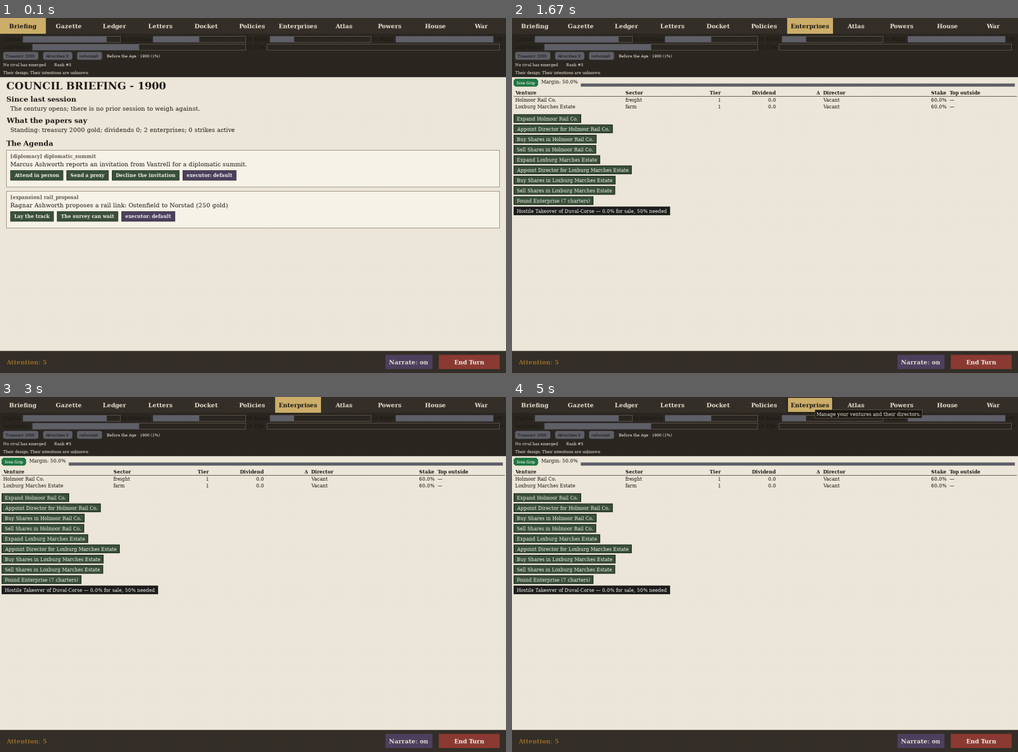
Above: before the commit, frames 1-4 (two rows, left to right).
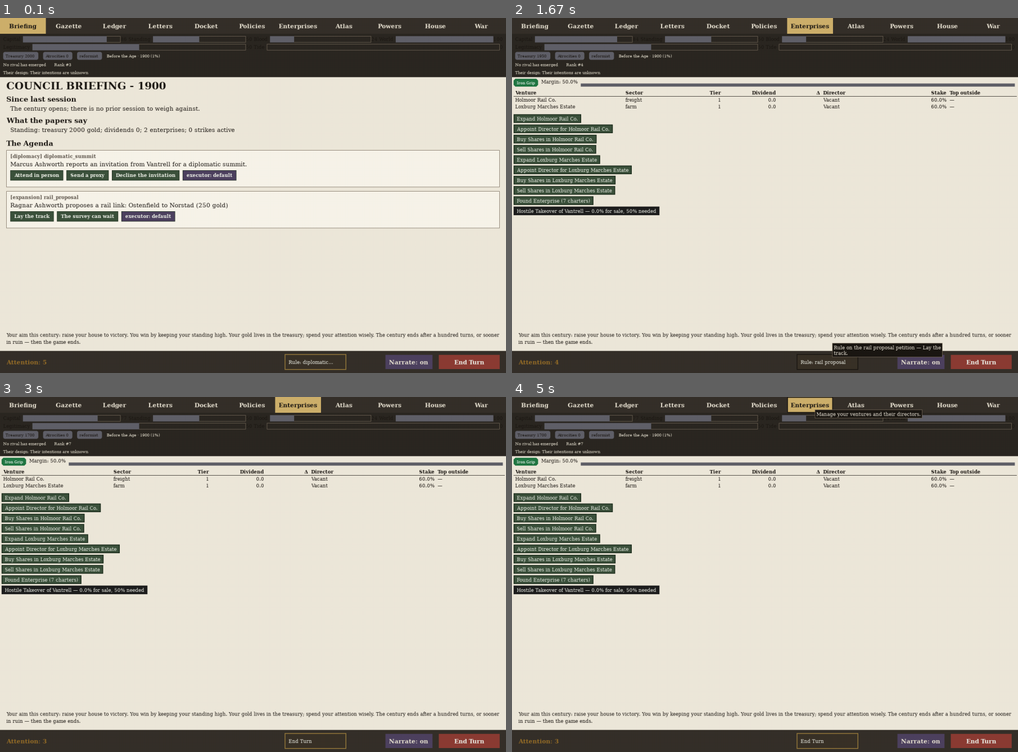
Above: after the commit, the same moments.

Repository: civersen222/Guilded-Age
Game: pygame game, started from gilded/__main__.py
Same seed, same stepped clock (60 frames per second), same inputs: the game is played once before the commit and once after it.
Inputs (mouse positions are in pixels of both pictures, inside the frame that each line leads up to):
- Up to frame 1 (0.1 s): no input
- Up to frame 2 (1.67 s): click "Enterprises" at 0.38 s; click (765, 216) at 0.72 s; click "Enterprises" at 1.05 s; click (825, 362) at 1.38 s, where only the run after the commit has a clickable "Rule: diplomatic…"
- Up to frame 3 (3 s): click (263, 453) at 1.72 s; click (313, 741) at 2.05 s, where only the run after the commit has a clickable "Rule: rail proposal"; click (237, 514) at 2.38 s
- Up to frame 4 (5 s): click "Enterprises" at 3.72 s; click (871, 510) at 4.05 s; click "Enterprises" at 4.88 s

The runs differ from the first frame. In frame 1, 0.9% of the frame differs, in the area x 1-99%, y 88-100%; in frame 2, 1.9%, in the area x 1-99%, y 5-100%; in frame 3, 1.1%; in frame 4, 1.1%.

Commit message:
S17 Cut 2: a stranger can play turn one. A guide strip on every frame: a teaching statement (objective, ender, attention, gold, standing) wrapped above the bottom bar plus one next-step button (group=guide, enabled, hint non-empty) that resolves to the real verb a new house should press - rule the first petition, or end the turn. Blind walk from a fresh app state rules a petition and reaches turn 2 on 24/24 worlds; opening frame teaches all five concepts on 24/24 with a clickable guide region; the guide census moves with the new control. GUIDE_BG/GUIDE_EDGE moved to widgets.py to keep the palette law.

Diff:
--- a/gilded/tests/test_ui_broadsheet.py
+++ b/gilded/tests/test_ui_broadsheet.py
@@ -29,17 +29,17 @@
 # floor is satisfied by a double registration, which is the specific
 # bug a census exists to catch.
 EXPECTED_REGIONS = {
-    "Briefing": 16,       # cycle_exec x1, rule x2, tab x11, end_turn, narrate
-    "Gazette": 13,        # tab x11, end_turn, narrate
-    "Ledger": 13,         # tab x11, end_turn, narrate
-    "Letters": 13,        # tab x11, end_turn, narrate
-    "Docket": 16,         # cycle_exec x1, rule x2, tab x11, end_turn, narrate
-    "Policies": 18,       # set_stance x5, tab x11, end_turn, narrate
-    "Enterprises": 23,    # venture x4, buy_shares x2, sell_shares x2, attack_takeover x1, found_enterprise x1, tab x11, end_turn, narrate
-    "Atlas": 33,          # select_province x1, atlas_actions x19, tab x11, end_turn, narrate
-    "Powers": 20,         # place_informant x7, tab x11, end_turn, narrate
-    "House": 22,          # court seat x6, heir x2, open_scheme_picker x1, tab x11, end_turn, narrate
-    "War": 25,            # declare_war x6, propose_marriage x6, tab x11, end_turn, narrate
+    "Briefing": 17,       # cycle_exec x1, rule x2, tab x11, end_turn, narrate, guide
+    "Gazette": 14,        # tab x11, end_turn, narrate, guide
+    "Ledger": 14,         # tab x11, end_turn, narrate, guide
+    "Letters": 14,        # tab x11, end_turn, narrate, guide
+    "Docket": 17,         # cycle_exec x1, rule x2, tab x11, end_turn, narrate, guide
+    "Policies": 19,       # set_stance x5, tab x11, end_turn, narrate, guide
+    "Enterprises": 24,    # venture x4, buy_shares x2, sell_shares x2, attack_takeover x1, found_enterprise x1, tab x11, end_turn, narrate, guide
+    "Atlas": 34,          # select_province x1, atlas_actions x19, tab x11, end_turn, narrate, guide
+    "Powers": 21,         # place_informant x7, tab x11, end_turn, narrate, guide
+    "House": 23,          # court seat x6, heir x2, open_scheme_picker x1, tab x11, end_turn, narrate, guide
+    "War": 26,            # declare_war x6, propose_marriage x6, tab x11, end_turn, narrate, guide
 }
 
 
@@ -3984,8 +3984,8 @@
     appoint = _region_with(v, "appoint_director")
     v.handle_click(appoint.rect.center)
     v.draw(pygame.Surface((1280, 900)))
-    assert len(v.regions) == 22, (
-        f"picker-open census moved: {len(v.regions)} regions, expected 22")
+    assert len(v.regions) == 23, (
+        f"picker-open census moved: {len(v.regions)} regions, expected 23")
 
 
 # ── I3d — a refused control is visible and says why ──────────────────────
@@ -4366,7 +4366,7 @@
                 f"painted -- the pixel inside {v.tooltip_rect} is {fill}, "
                 f"expected the INK fill {INK}")
             checked += 1
-    assert checked == 212, (
-        f"expected to point at 212 controls across the eleven tabs, pointed at "
+    assert checked == 223, (
+        f"expected to point at 223 controls across the eleven tabs, pointed at "
         f"{checked}. The census moved; EXPECTED_REGIONS should have caught "
         f"this first.")
--- a/gilded/ui/actions.py
+++ b/gilded/ui/actions.py
@@ -96,6 +96,26 @@
     game.directives[house].set_stance(key, value)
     new = game.directives[house].stances[key]
     return [f"Your {key} stance moves from {old} to {new}."]
+
+
+def next_step(game, house):
+    """S17: the one next step a stranger should take. Returns (label, action,
+    hint) — the action dict is the same shape the tabs emit, so clicking the
+    guide button applies a real verb through _apply_action."""
+    from gilded.ai import _executor_for
+    petitions = game.docket_by_house.get(house, [])
+    if petitions:
+        p = petitions[0]
+        ex = _executor_for(game, game.realms[house], p.domain)
+        exec_id = None if ex is None else ex.id
+        opt = p.options[0]
+        label = f"Rule: {p.kind.replace('_', ' ')}"
+        action = {"rule": (p.pid, opt.key, exec_id)}
+        hint = f"Rule on the {p.kind.replace('_', ' ')} petition — {opt.text}."
+        return label, action, hint
+    action = {"end_turn": True}
+    hint = "No petitions waiting — close the turn with End Turn."
+    return "End Turn", action, hint
 
 
 def _rule_eligible(game, house, action):
--- a/gilded/ui/broadsheet.py
+++ b/gilded/ui/broadsheet.py
@@ -68,6 +68,7 @@
     SKIM_HIGHLIGHT, PICKER_BACK_BG, PICKER_ROW_BG,
     DISABLED_FILL, DISABLED_EDGE, DISABLED_TEXT,
     PICKER_SUBTITLE, PICKER_ROW_ALT_BG, OFFERABLE_BG, OFFERABLE_EDGE,
+    GUIDE_BG, GUIDE_EDGE,
 )
 
 TABS = ("Briefing", "Gazette", "Ledger", "Letters", "Docket", "Policies", "Enterprises", "Atlas", "Powers", "House", "War")
@@ -78,6 +79,16 @@
 # Danger thresholds
 LEGIT_DANGER = 20.0
 TIDE_DANGER = 70.0
+
+# S17: the guide strip — a teaching statement and one next-step button drawn
+# on every frame so a stranger's first click has a target. (GUIDE_BG and
+# GUIDE_EDGE live in widgets.py with the rest of the palette.)
+GUIDE_STATEMENT = (
+    "Your aim this century: raise your house to victory. "
+    "You win by keeping your standing high. "
+    "Your gold lives in the treasury; spend your attention wisely. "
+    "The century ends after a hundred turns, or sooner in ruin — then the game ends."
+)
 
 # HUD geometry: 3 rows (axes + legitimacy/tide, chips + texts, rival row always reserved)
 _HUD_ROWS = 3
@@ -914,6 +925,7 @@
         self._draw_action_messages(surface)
         self._action_messages.clear()
         self._draw_bottom_bar(surface)
+        self._draw_guide(surface)
 
         # ── I3e: re-resolve hover and draw tooltip ──────────────────────────
         self.tooltip_text = None
@@ -1134,6 +1146,43 @@
             y += 10  # paragraph gap
             if y + line_h > h - BOTTOM_H - 20:
                 break
+
+    def _draw_guide(self, surface) -> None:
+        """Persistent guide strip above the bottom bar: a teaching statement
+        (objective, ender, attention, gold, standing) wrapped to fit, beside a
+        single next-step button (group="guide") that a stranger can click."""
+        from gilded.ui.actions import next_step
+        g, name = self.game, self.house
+        y = self._h - BOTTOM_H
+        body = _font(TYPE_BODY)
+        label, action, hint = next_step(g, name)
+        btn = pygame.Rect(self._w - 560, y + 8, 156, 40)
+        if btn.x < PAD:
+            return
+        # Fit the label into the button; trim from the right if too wide.
+        while body.size(label)[0] > 138:
+            label = label[:-6].rstrip(" ,.:") + "…"
+        nlabel = body.render(label, True, BUTTON_TEXT)
+        pygame.draw.rect(surface, GUIDE_BG, btn)
+        pygame.draw.rect(surface, GUIDE_EDGE, btn, 2)
+        surface.blit(nlabel, (btn.x + 10, btn.centery - nlabel.get_height() // 2))
+        self.regions.add(Region(rect=btn,
+                                action=action,
+                                hint=hint,
+                                group="guide",
+                                state=RegionState.ENABLED))
+        # Teaching statement wrapped within the full width, drawn above the
+        # bottom bar so every term stays on the opening frame.
+        max_w = self._w - 2 * PAD
+        if max_w < 200:
+            return
+        lines = _wrap(GUIDE_STATEMENT, body, max_w)
+        line_h = body.get_height() + 4
+        y0 = y - 12 - line_h * len(lines)
+        for line in lines:
+            surf = body.render(line, True, INK)
+            surface.blit(surf, (PAD, y0))
+            y0 += line_h
 
     def _draw_bottom_bar(self, surface) -> None:
         y = self._h - BOTTOM_H
--- a/gilded/ui/widgets.py
+++ b/gilded/ui/widgets.py
@@ -58,6 +58,8 @@
 MINOR_COLOR = (90, 90, 90)
 OCEAN_COLOR = (26, 35, 51)
 FRONT_COLOR = (208, 64, 64)
+GUIDE_BG = (58, 50, 40)
+GUIDE_EDGE = (150, 122, 60)
 BORDER_COLOR = (12, 12, 12)
 NAME_COLOR = (232, 226, 210)
 GLYPH_COLOR = (250, 240, 200)
